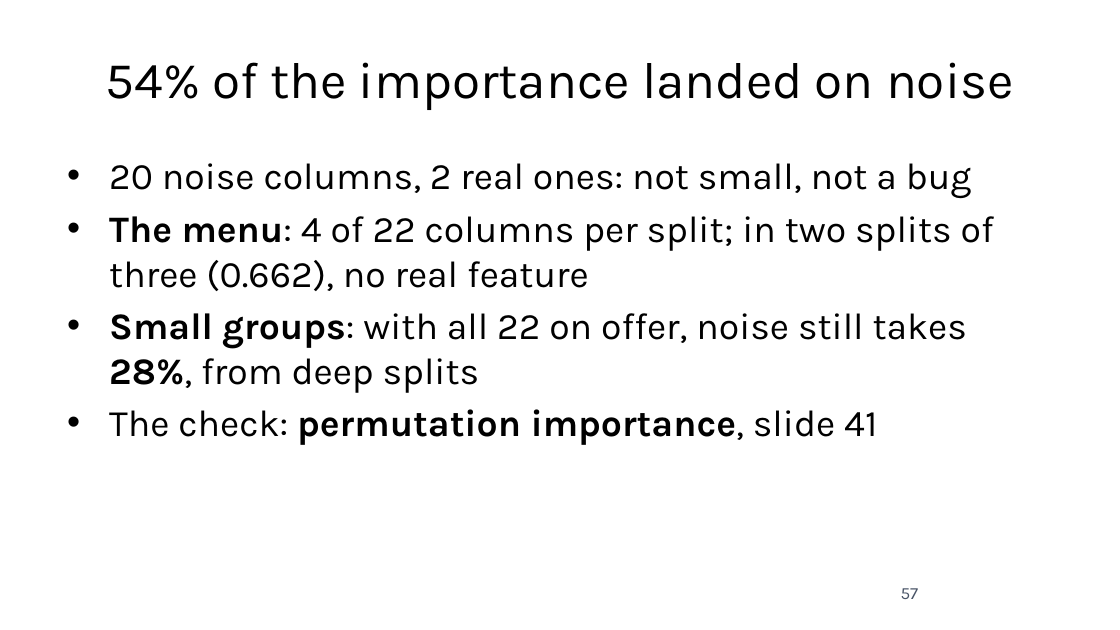
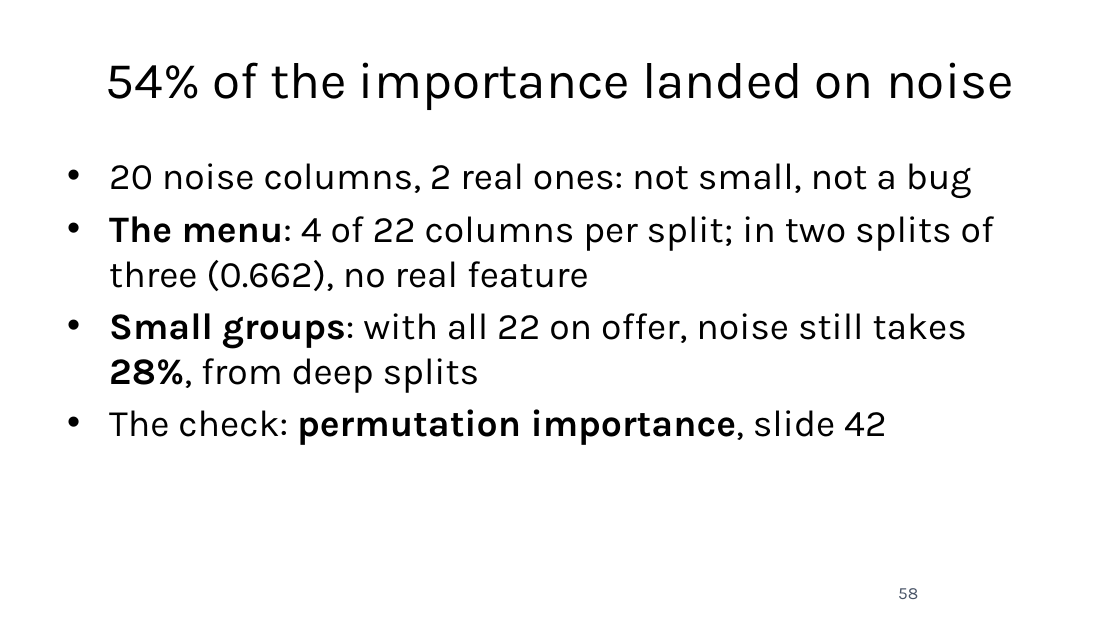
Before and after one commit to fabioantonini/technologies-for-artificial-intelligence, a slide deck: slide 58 of Lessons/07_trees_and_ensembles/Slides/trees_and_ensembles_slides.pptx (slide 57 before the commit). Drawn at 1120x630 pixels with LibreOffice and Linux fonts; fonts in the diff are those of the drawing; background and template pictures are left out. Boxes give left, top, right and bottom in pixels: in the first picture for what was removed or moved away, otherwise in the second. Text is boxed around its words. In the diff, an @@ line names an element or a change of style, - is before the commit and + after.

```diff
--- a/Lessons/07_trees_and_ensembles/Slides/trees_and_ensembles_slides.pptx
+++ b/Lessons/07_trees_and_ensembles/Slides/trees_and_ensembles_slides.pptx
@@ text at (109, 409, 886, 445): text changed @@
-• The check: permutation importance, slide 41
+• The check: permutation importance, slide 42
@@ page number at (898, 588, 918, 599): text changed @@
-57
+58
```
Also in this commit, not shown: 9 other slides changed, 3 slides added, 2 slides removed, 17 other files.
